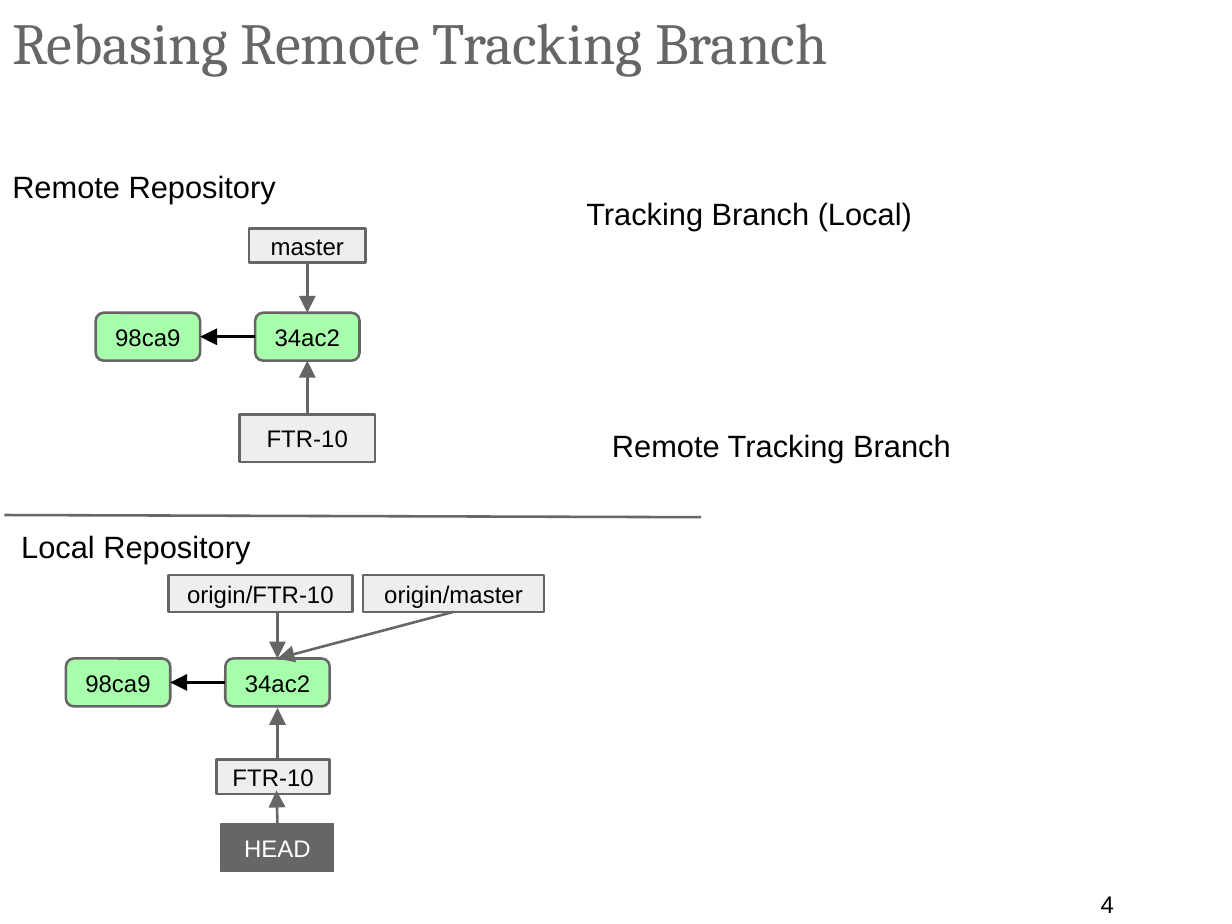
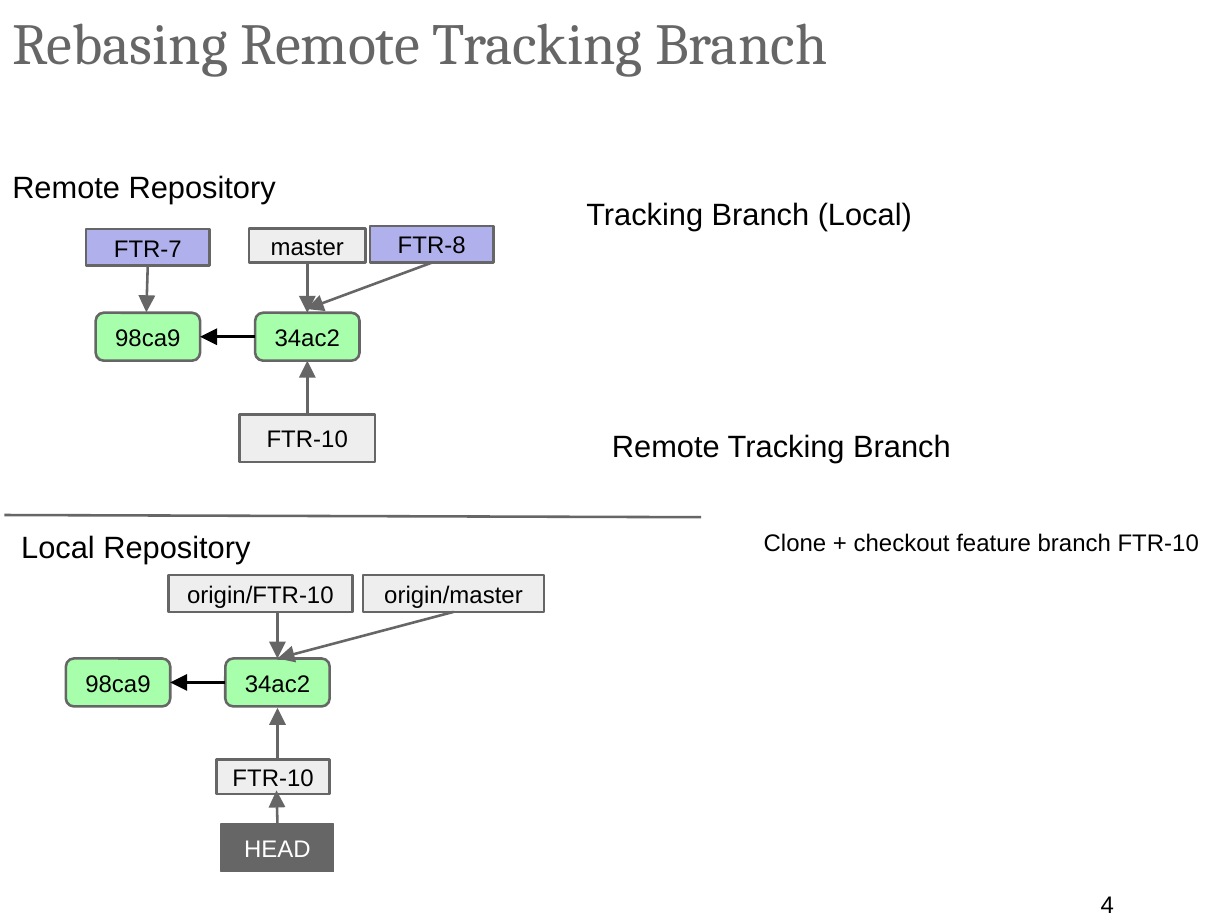
Before and after one commit to ilyaro/mysite, a slide deck: slide 4 of WorkStuff/Courses/Git/Git_Gitlab_Best_Practices/Git_Gitlab_BestPractices.pptx. Drawn at 1232x924 pixels with LibreOffice and Linux fonts; fonts in the diff are those of the drawing. Boxes give left, top, right and bottom in pixels: in the first picture for what was removed or moved away, otherwise in the second. Text is boxed around its words. In the diff, an @@ line names an element or a change of style, - is before the commit and + after.

Commit message:
Flow of git + gitlab ready
Need to add feature/FTR-10 branch best practices

```diff
--- a/WorkStuff/Courses/Git/Git_Gitlab_Best_Practices/Git_Gitlab_BestPractices.pptx
+++ b/WorkStuff/Courses/Git/Git_Gitlab_Best_Practices/Git_Gitlab_BestPractices.pptx
@@ rectangle added at [86, 229, 209, 266], fill #B0B0EC, outline #666666 1.5 pt, 14 pt, text #000000 @@
+FTR-7
@@ rectangle added at [370, 225, 493, 262], fill #B0B0EC, outline #666666 1.5 pt, 14 pt, text #000000 @@
+FTR-8
@@ arrow added from (148, 266) to (147, 312), #666666 1.5 pt @@
@@ arrow added from (431, 262) to (307, 309), #666666 1.5 pt @@
@@ text added at [764, 533, 1199, 552], 14 pt, text #000000 @@
+Clone + checkout feature branch FTR-10
```
Also in this commit, not shown: 2 other slides changed, 14 slides added.
